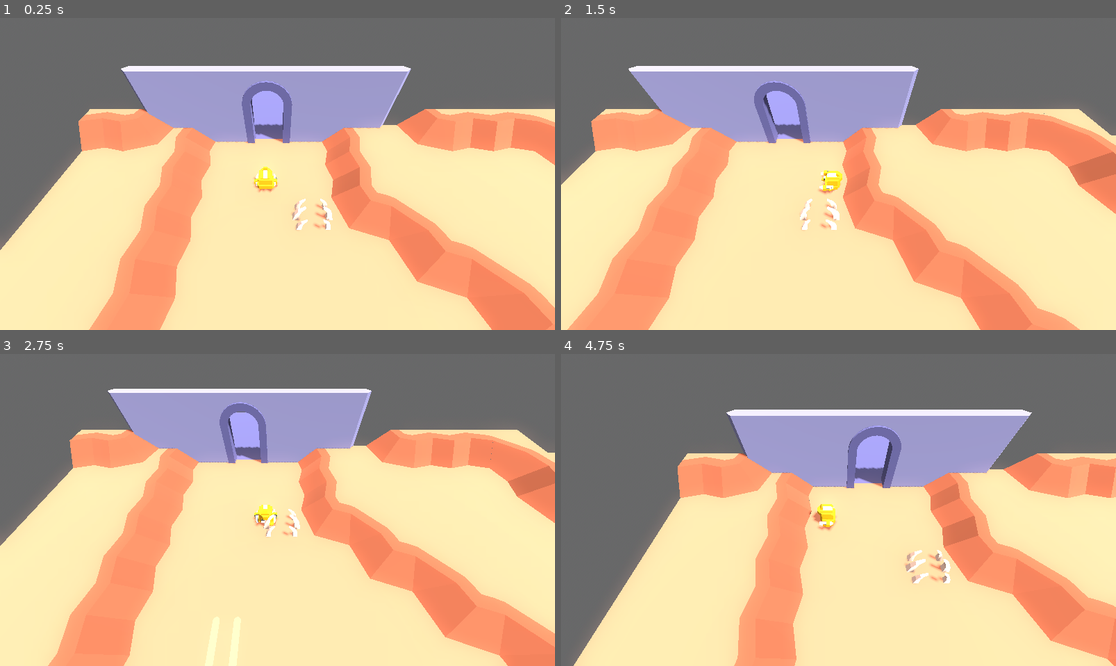
Above: before the commit, frames 1-4 (two rows, left to right).
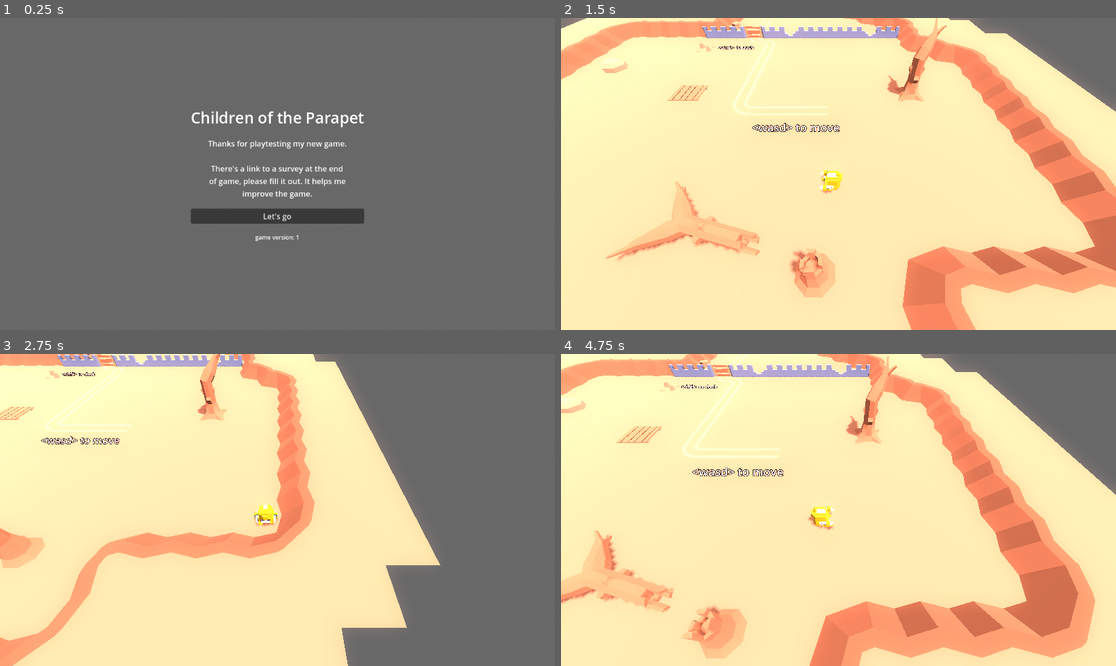
Above: after the commit, the same moments.

Repository: DreadBoy/children-of-the-parapet
Game: Godot game, scene res://scenes/game.tscn
Two runs of this game, one before a commit and one after it. Both use one fixed random seed, a clock stepped at 60 frames per second and the inputs below.
Inputs (mouse positions are in pixels of both pictures, inside the frame that each line leads up to):
- Up to frame 1 (0.25 s): no input
- Up to frame 2 (1.5 s): click (838, 217) at 0.5 s, where only the run after the commit has a clickable "Let's go"; tap Enter at 1.25 s; hold D (move_right) from 1.28 s (still down); hold Shift (dash) from 1.28 s (still down)
- Up to frame 3 (2.75 s): release D (move_right) at 2.03 s; release Shift (dash) at 2.03 s; hold S (move_down) from 2.03 s (still down); tap Shift (dash) at 2.1 s
- Up to frame 4 (4.75 s): release S (move_down) at 2.78 s; hold D (move_right) 2.78-3.53 s; hold Shift (dash) 2.78-3.53 s; hold W (move_up) 3.53-4.28 s; tap Shift (dash) at 3.6 s; hold A (move_left) from 4.28 s (still down); hold Shift (dash) from 4.28 s (still down)

The runs differ from the first frame. In frame 1, 73% of the frame differs, in the area x 0-100%, y 15-100%; in frame 2, 57%; in frame 3, 60%; in frame 4, 66%.

Commit message:
Implement start menu and 2 end-game menus.

Diff:
--- a/boss-1/boss-1.gd
+++ b/boss-1/boss-1.gd
@@ -45,5 +45,5 @@
 	)
 
 func _on_player_hit(_body: Node3D):
-	Global.OnGameLoss.emit()
+	Global.load_next_scene("game_loss")
 	pass
--- a/scenes/arena.gd
+++ b/scenes/arena.gd
@@ -8,6 +8,9 @@
 	await get_tree().create_timer(0).timeout
 	_update_ui()
 
+func _exit_tree():
+	Global.player.visible = false
+
 func _process(delta):
 	pass
 
@@ -15,7 +18,7 @@
 	boss_health = boss_health - 1
 	_update_ui()
 	if boss_health == 0:
-		Global.OnGameWon.emit()
+		Global.load_next_scene("game_won")
 
 func _update_ui():
 	var parent = boss_bar.get_parent_control()
--- a/scenes/game.gd
+++ /dev/null
@@ -1,5 +0,0 @@
-extends Node
-
-func on_starting_area_exit():
-	add_child(load("res://scenes/arena.tscn").instantiate())
-	$"starting-area".queue_free()
--- a/scenes/game.tscn
+++ b/scenes/game.tscn
@@ -1,9 +1,8 @@
-[gd_scene load_steps=8 format=3 uid="uid://bjx5wdxhqeuo3"]
+[gd_scene load_steps=7 format=3 uid="uid://bjx5wdxhqeuo3"]
 
 [ext_resource type="Script" path="res://camera/camera.gd" id="1_fx8au"]
-[ext_resource type="Script" path="res://scenes/game.gd" id="1_wvkd4"]
 [ext_resource type="PackedScene" uid="uid://dw53w3dfoykvq" path="res://character/character.tscn" id="2_w6bg1"]
-[ext_resource type="PackedScene" uid="uid://pey1pbm2g3n2" path="res://scenes/starting_area.tscn" id="4_oushv"]
+[ext_resource type="PackedScene" uid="uid://cft04ljsgdjq6" path="res://scenes/main_menu.tscn" id="5_l47gd"]
 
 [sub_resource type="ProceduralSkyMaterial" id="ProceduralSkyMaterial_uupyu"]
 sky_top_color = Color(1, 1, 1, 1)
@@ -21,7 +20,6 @@
 glow_enabled = true
 
 [node name="Main" type="Node"]
-script = ExtResource("1_wvkd4")
 
 [node name="WorldEnvironment" type="WorldEnvironment" parent="."]
 environment = SubResource("Environment_pjy1w")
@@ -40,8 +38,7 @@
 
 [node name="player" parent="." instance=ExtResource("2_w6bg1")]
 unique_name_in_owner = true
-transform = Transform3D(-4.37114e-08, 0, 1, 0, 1, 0, -1, 0, -4.37114e-08, -8.87651, -4.76837e-07, -0.976306)
+transform = Transform3D(-4.37114e-08, 0, 1, 0, 1, 0, -1, 0, -4.37114e-08, 8, 0, -4)
+visible = false
 
-[node name="starting-area" parent="." instance=ExtResource("4_oushv")]
-
-[connection signal="OnAreaExit" from="starting-area" to="." method="on_starting_area_exit"]
+[node name="main_menu" parent="." instance=ExtResource("5_l47gd")]
--- /dev/null
+++ b/scenes/game_loss.tscn
@@ -0,0 +1,55 @@
+[gd_scene load_steps=2 format=3 uid="uid://283vqoxnbdgc"]
+
+[ext_resource type="Script" path="res://scenes/game_won.gd" id="1_k85xv"]
+
+[node name="game_loss" type="Control"]
+layout_mode = 3
+anchors_preset = 15
+anchor_right = 1.0
+anchor_bottom = 1.0
+grow_horizontal = 2
+grow_vertical = 2
+script = ExtResource("1_k85xv")
+
+[node name="VBoxContainer" type="VBoxContainer" parent="."]
+layout_mode = 1
+anchors_preset = 8
+anchor_left = 0.5
+anchor_top = 0.5
+anchor_right = 0.5
+anchor_bottom = 0.5
+offset_left = -20.0
+offset_top = -20.0
+offset_right = 20.0
+offset_bottom = 20.0
+grow_horizontal = 2
+grow_vertical = 2
+theme_override_constants/separation = 10
+
+[node name="Label" type="Label" parent="VBoxContainer"]
+layout_mode = 2
+theme_override_font_sizes/font_size = 32
+text = "Game over"
+horizontal_alignment = 1
+
+[node name="Label2" type="Label" parent="VBoxContainer"]
+layout_mode = 2
+text = "Damn, you lost the game.
+
+How was it? Please fill out the
+survey to help me make it better."
+horizontal_alignment = 1
+
+[node name="Button" type="Button" parent="VBoxContainer"]
+layout_mode = 2
+text = "Go to survey"
+
+[node name="Label3" type="Label" parent="VBoxContainer"]
+layout_mode = 2
+theme_override_font_sizes/font_size = 12
+text = "
+Want to replay the game?
+Close and restart it for now."
+horizontal_alignment = 1
+
+[connection signal="pressed" from="VBoxContainer/Button" to="." method="_go_to_survey"]
--- /dev/null
+++ b/scenes/game_won.gd
@@ -0,0 +1,4 @@
+extends Control
+
+func _go_to_survey():
+	OS.shell_open("https://forms.gle/zEhkkxbm7HoTjUrM9")
--- /dev/null
+++ b/scenes/game_won.tscn
@@ -0,0 +1,47 @@
+[gd_scene load_steps=2 format=3 uid="uid://chdqqfaqsvvsp"]
+
+[ext_resource type="Script" path="res://scenes/game_won.gd" id="1_ly7l3"]
+
+[node name="game_won" type="Control"]
+layout_mode = 3
+anchors_preset = 15
+anchor_right = 1.0
+anchor_bottom = 1.0
+grow_horizontal = 2
+grow_vertical = 2
+script = ExtResource("1_ly7l3")
+
+[node name="VBoxContainer" type="VBoxContainer" parent="."]
+layout_mode = 1
+anchors_preset = 8
+anchor_left = 0.5
+anchor_top = 0.5
+anchor_right = 0.5
+anchor_bottom = 0.5
+offset_left = -20.0
+offset_top = -20.0
+offset_right = 20.0
+offset_bottom = 20.0
+grow_horizontal = 2
+grow_vertical = 2
+theme_override_constants/separation = 10
+
+[node name="Label" type="Label" parent="VBoxContainer"]
+layout_mode = 2
+theme_override_font_sizes/font_size = 32
+text = "Congratz!"
+horizontal_alignment = 1
+
+[node name="Label2" type="Label" parent="VBoxContainer"]
+layout_mode = 2
+text = "You won the game.
+
+How was it? Please fill out the
+survey to help me make it better."
+horizontal_alignment = 1
+
+[node name="Button" type="Button" parent="VBoxContainer"]
+layout_mode = 2
+text = "Go to survey"
+
+[connection signal="pressed" from="VBoxContainer/Button" to="." method="_go_to_survey"]
--- a/scenes/global.gd
+++ b/scenes/global.gd
@@ -1,8 +1,15 @@
 extends Node
 
 @onready var player = $/root/Main/player
+@onready var root = $/root/Main
 
+var currentScene = "main_menu"
 
 signal OnBossDamage()
-signal OnGameWon()
-signal OnGameLoss()
+
+func load_next_scene(next_scene: String):
+	root.get_node(currentScene).queue_free()
+	currentScene = next_scene
+
+	var new_scene = load("res://scenes/%s.tscn" % next_scene).instantiate()
+	root.add_child(new_scene)
--- /dev/null
+++ b/scenes/main_menu.gd
@@ -0,0 +1,4 @@
+extends Node3D
+
+func on_start():
+	Global.load_next_scene("starting_area")
--- /dev/null
+++ b/scenes/main_menu.tscn
@@ -0,0 +1,47 @@
+[gd_scene load_steps=2 format=3 uid="uid://cft04ljsgdjq6"]
+
+[ext_resource type="Script" path="res://scenes/main_menu.gd" id="1_r7sh7"]
+
+[node name="main_menu" type="Node3D"]
+script = ExtResource("1_r7sh7")
+
+[node name="VBoxContainer" type="VBoxContainer" parent="."]
+anchors_preset = 8
+anchor_left = 0.5
+anchor_top = 0.5
+anchor_right = 0.5
+anchor_bottom = 0.5
+offset_left = -20.0
+offset_top = -20.0
+offset_right = 20.0
+offset_bottom = 20.0
+grow_horizontal = 2
+grow_vertical = 2
+theme_override_constants/separation = 20
+
+[node name="Label" type="Label" parent="VBoxContainer"]
+layout_mode = 2
+theme_override_font_sizes/font_size = 32
+text = "Children of the Parapet"
+horizontal_alignment = 1
+
+[node name="Label2" type="Label" parent="VBoxContainer"]
+layout_mode = 2
+text = "Thanks for playtesting my new game.
+
+There's a link to a survey at the end
+of game, please fill it out. It helps me
+improve the game."
+horizontal_alignment = 1
+
+[node name="Button" type="Button" parent="VBoxContainer"]
+layout_mode = 2
+text = "Let's go"
+
+[node name="Label3" type="Label" parent="VBoxContainer"]
+layout_mode = 2
+theme_override_font_sizes/font_size = 12
+text = "game version: 1"
+horizontal_alignment = 1
+
+[connection signal="pressed" from="VBoxContainer/Button" to="." method="on_start"]
--- a/scenes/starting_area.gd
+++ b/scenes/starting_area.gd
@@ -1,6 +1,7 @@
 extends Node
 
-signal OnAreaExit()
+func _ready():
+	Global.player.visible = true
 
 func on_doorway_entered(_body: Node3D):
-	OnAreaExit.emit()
+	Global.load_next_scene("arena")
--- a/scenes/starting_area.tscn
+++ b/scenes/starting_area.tscn
@@ -87,7 +87,7 @@
 [sub_resource type="BoxShape3D" id="BoxShape3D_mhyr6"]
 size = Vector3(0.4, 1, 1)
 
-[node name="starting-area" type="Node"]
+[node name="starting_area" type="Node3D"]
 script = ExtResource("1_8ojts")
 
 [node name="terrain" type="StaticBody3D" parent="."]
Not shown: 1 places in scenes/starting_area.tscn that only renumber resources
Not shown, changed: README.md
